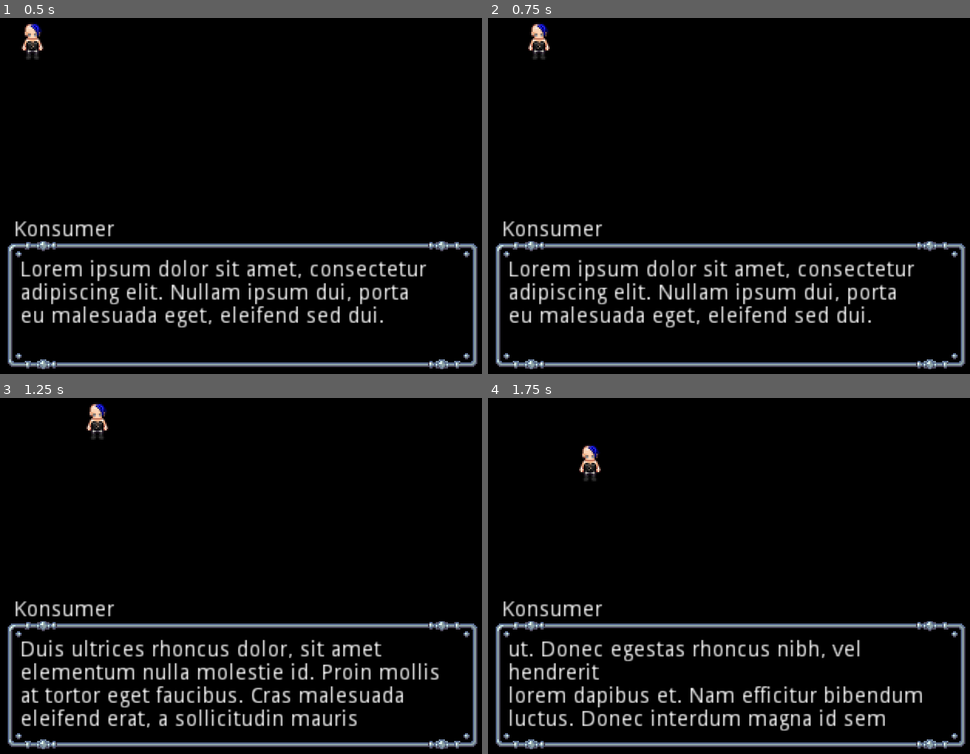
Above: before the commit, frames 1-4 (two rows, left to right).
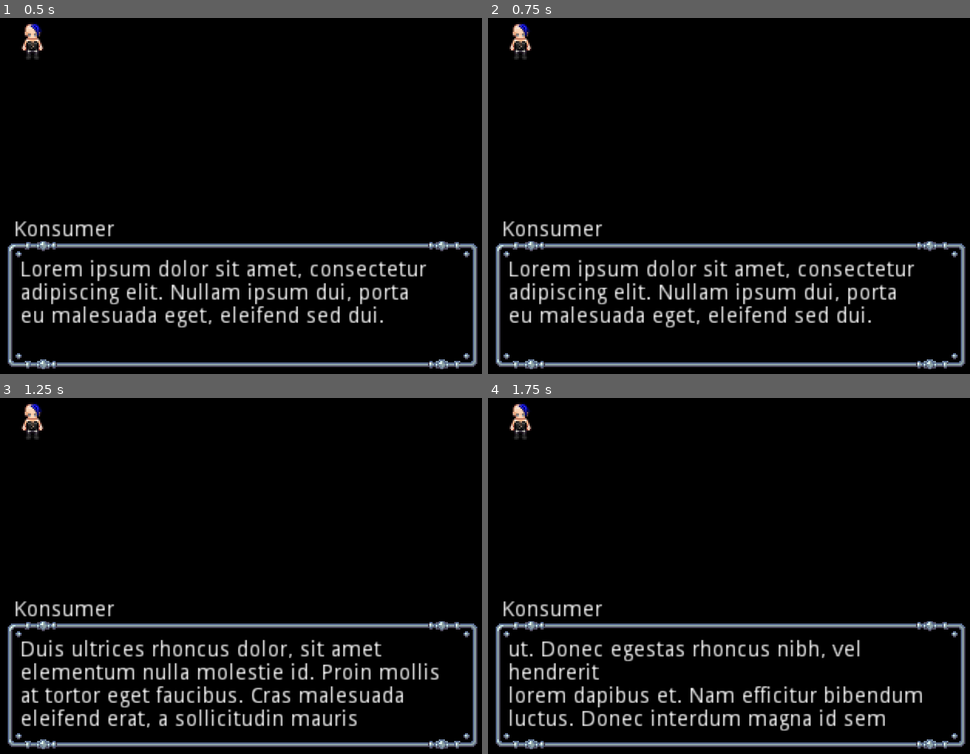
Above: after the commit, the same moments.

Repository: notnullgames/lol
Game: Godot game, scene res://maps/Demo.tscn
Same seed, same stepped clock (60 frames per second), same inputs: the game is played once before the commit and once after it.
Inputs:
- Up to frame 1 (0.5 s): no input
- Up to frame 2 (0.75 s): tap Enter at 0.5 s; hold Right (ui_right) from 0.53 s (still down)
- Up to frame 3 (1.25 s): keep holding Right (ui_right); tap Z (ui_accept) at 0.77 s
- Up to frame 4 (1.75 s): release Right (ui_right) at 1.28 s; hold Down (ui_down) from 1.28 s (still down); tap Z (ui_accept) at 1.52 s

Frame 1 is identical in both runs. In frame 2, 0.5% of the frame differs, in the area x 4-13%, y 1-12%; in frame 3, 0.5%, in the area x 4-23%, y 1-12%; in frame 4, 0.5%.

Commit message:
track player_can_move

Diff:
--- a/DialogControl.gd
+++ b/DialogControl.gd
@@ -17,12 +17,14 @@
 			$NinePatchRect/Text.scroll_to_line(scroll)
 		if event.is_action_pressed("ui_cancel"):
 			self.visible = false
+			Global.player_can_move = true
 
 func _ready():
 	self.visible = false
 
 # this is exposed for Global.show_dialog
 func show_dialog(name, text, name_align):
+	Global.player_can_move = false
 	if name_align == "left":
 		$Name.bbcode_text = name
 	if name_align == "right":
--- a/Global.gd
+++ b/Global.gd
@@ -1,6 +1,9 @@
 extends Node2D
 
 var current_scene = null
+
+# global used to check if player can move
+var player_can_move = true
 
 # show a dialog box
 func show_dialog(name, text, name_align="left"):
--- a/maps/Player.gd
+++ b/maps/Player.gd
@@ -2,9 +2,10 @@
 
 var velocity =  Vector2.ZERO
 
-func _physics_process(delta):
-	var input_vector = Vector2.ZERO
-	input_vector.x = Input.get_action_strength("ui_right") - Input.get_action_strength("ui_left")
-	input_vector.y = Input.get_action_strength("ui_down") - Input.get_action_strength("ui_up")
-	velocity = input_vector
-	move_and_collide(velocity)
+func _physics_process(_delta):
+	if Global.player_can_move:
+		var input_vector = Vector2.ZERO
+		input_vector.x = Input.get_action_strength("ui_right") - Input.get_action_strength("ui_left")
+		input_vector.y = Input.get_action_strength("ui_down") - Input.get_action_strength("ui_up")
+		velocity = input_vector
+		move_and_collide(velocity)
